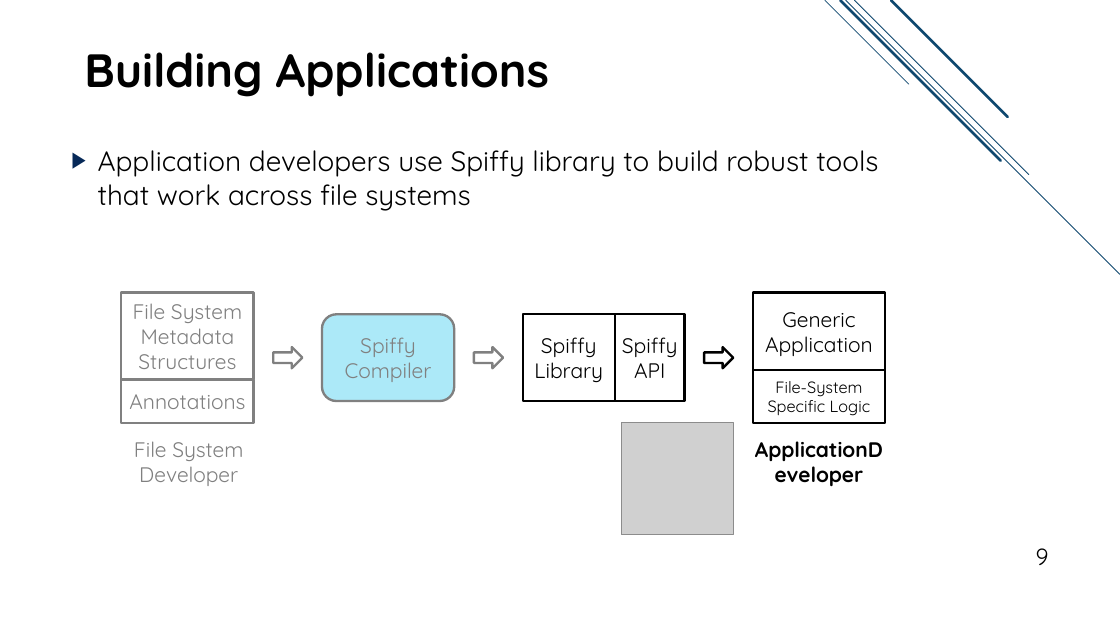
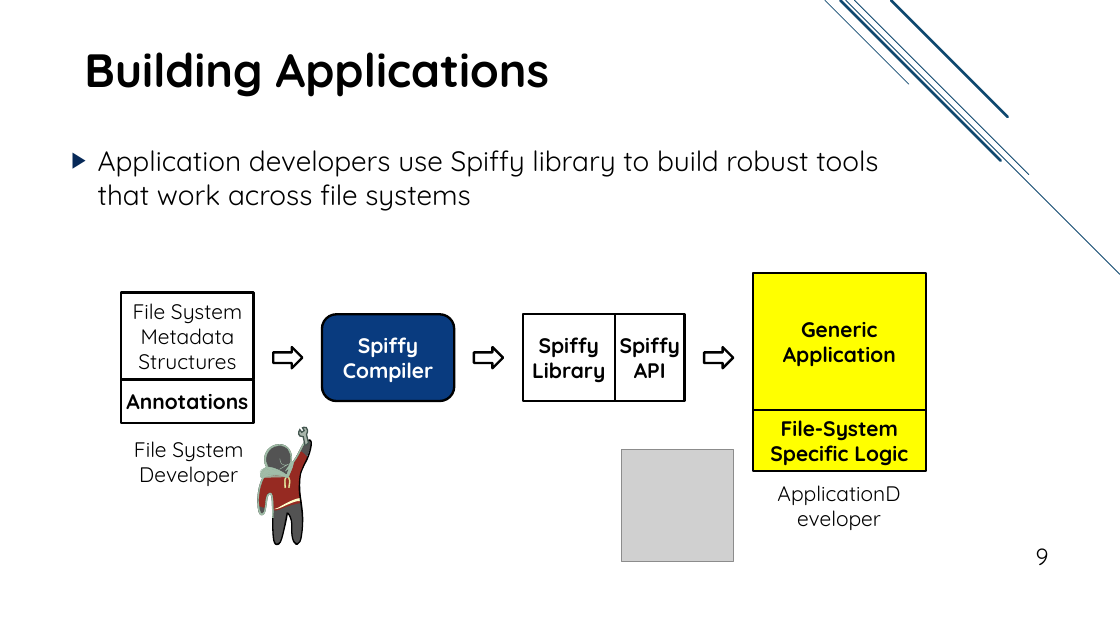
Before and after one commit to jacksun007/spiffy-paper, a slide deck: slide 9 of talk/spiffy_talk.pptx. Drawn at 1120x630 pixels with LibreOffice and Linux fonts; fonts in the diff are those of the drawing; grey boxes stand for pictures. Boxes give left, top, right and bottom in pixels: in the first picture for what was removed or moved away, otherwise in the second. Text is boxed around its words. In the diff, an @@ line names an element or a change of style, - is before the commit and + after.

```diff
--- a/talk/spiffy_talk.pptx
+++ b/talk/spiffy_talk.pptx
@@ rectangle "File System Metadata Structures" at <box>121,292,253,379</box>: text colour #808080 to #000000; outline #808080 2 pt to #000000 2 pt @@
@@ rectangle "Generic Application": place and size @@
-rectangle "Generic Application" at <box>753,292,885,370</box>
+rectangle "Generic Application" at <box>753,273,926,410</box>
@@ rectangle "Generic Application" at <box>753,273,926,410</box>: bold on; fill none to #FFFF00 @@
@@ rounded rectangle "Spiffy Compiler" at <box>322,314,454,401</box>: text colour #808080 to #FFFFFF, bold on; fill #ACE9F8 to #093B7F; outline #808080 2 pt to #000000 2 pt @@
@@ rectangle "Spiffy Library" at <box>523,314,615,401</box>: bold on @@
@@ rectangle "Spiffy API" at <box>615,314,685,401</box>: bold on @@
@@ right arrow at <box>273,347,302,368</box>: outline #808080 2 pt to #000000 2 pt @@
@@ right arrow at <box>474,347,503,368</box>: outline #808080 2 pt to #000000 2 pt @@
@@ rectangle "Annotations" at <box>121,380,253,423</box>: text colour #808080 to #000000, bold on; outline #808080 2 pt to #000000 2 pt @@
@@ rectangle "File-System Specific Logic": place and size @@
-rectangle "File-System Specific Logic" at <box>753,371,885,423</box>
+rectangle "File-System Specific Logic" at <box>753,410,926,471</box>
@@ rectangle "File-System Specific Logic" at <box>753,410,926,471</box>: size 14 to 18 pt, bold on; fill none to #FFFF00 @@
@@ text "File System Developer" at <box>134,441,243,486</box>: text colour #808080 to #000000 @@
@@ group added at <box>257,427,312,545</box>: 21 freeform shapes @@
@@ picture: place and size @@
-picture at <box>621,423,733,534</box>
+picture at <box>621,450,733,561</box>
@@ text "ApplicationDeveloper": place and size @@
-text "ApplicationDeveloper" at <box>755,440,884,484</box>
+text "ApplicationDeveloper" at <box>775,484,904,528</box>
@@ text "ApplicationDeveloper" at <box>775,484,904,528</box>: bold off @@
```
Also in this commit, not shown: 24 other slides changed, 3 slides added, 2 slides removed.
